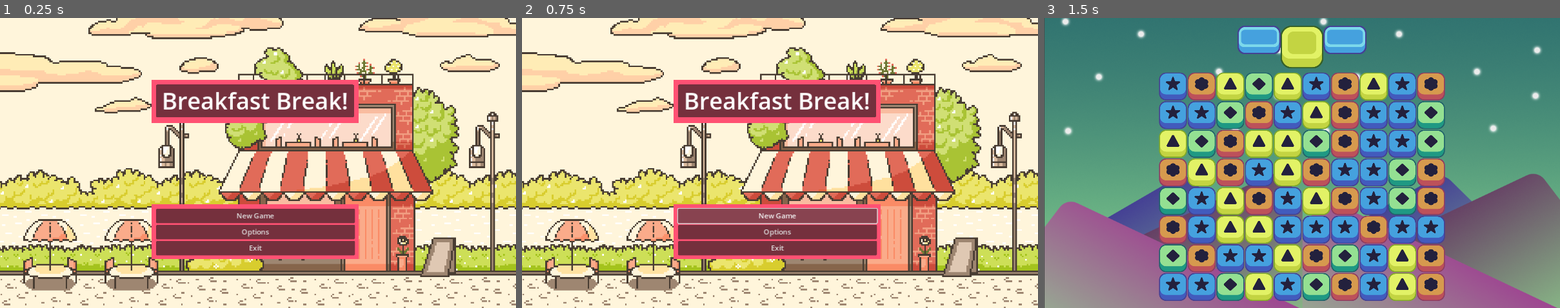
Above: before the commit, frames 1-3 (left to right).
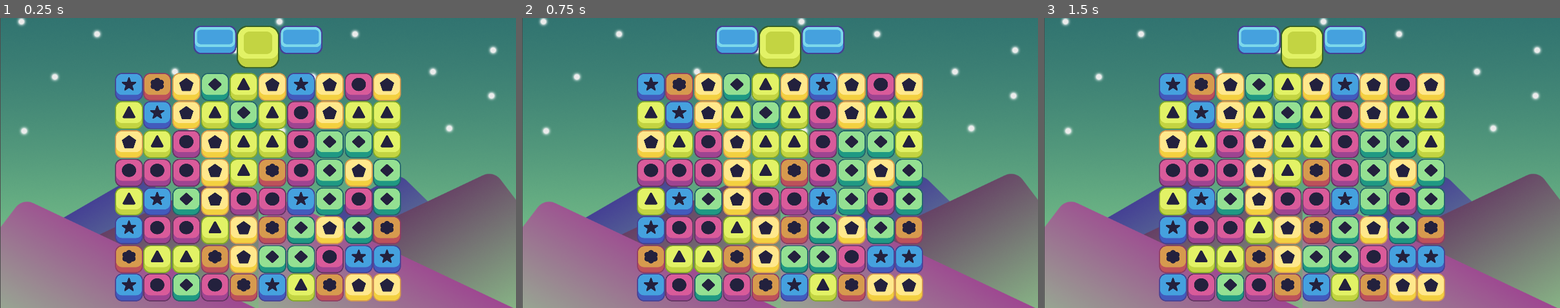
Above: after the commit, the same moments.

Repository: HenBarper/Breakfast_Break
Game: Godot game, scene res://Scenes/Game_Scene.tscn
The game is run twice, just before and just after one commit, with the same random seed, the same clock (stepped at 60 frames per second) and the same inputs. Before the commit the project starts from res://Scenes/Main_Menu.tscn.
Inputs (mouse positions are in pixels of both pictures, inside the frame that each line leads up to):
- Up to frame 1 (0.25 s): no input
- Up to frame 2 (0.75 s): click (774, 215) at 0.5 s, where only the run before the commit has a clickable "New Game"
- Up to frame 3 (1.5 s): tap Enter at 1.25 s

The runs differ from the first frame. In frame 1, 99% of the frame differs, in the area x 0-100%, y 0-100%; in frame 2, 99%; in frame 3, 31%.

Commit message:
Changes main scene, Created piece scenes, adding piece script & grid script
Changed main scene to game scene for testing purposes, this will need to be reverted later.

Pieces:
- Blue, green, lt green, orange, pink, yellow

Piece script:
- Has a color

Grid script:
- Sets size of grid
- Spawns in pieces

Diff:
--- a/Scenes/Game_Scene.tscn
+++ b/Scenes/Game_Scene.tscn
@@ -7,6 +7,7 @@
 [ext_resource type="Texture2D" uid="uid://djyuw3j6yxbfm" path="res://Art Assets/Pieces/Light Green Piece.png" id="4_ujqpg"]
 [ext_resource type="Texture2D" uid="uid://cfyapvokdwd2e" path="res://Art Assets/Pieces/Green Piece.png" id="5_6cjq1"]
 [ext_resource type="Texture2D" uid="uid://bbpo0n71n8p1b" path="res://Art Assets/UI/Bottom UI v 2.png" id="7_bcieu"]
+[ext_resource type="Script" path="res://Scripts/grid.gd" id="8_qfrqt"]
 
 [node name="Game_Scene" type="Node2D"]
 
@@ -26,6 +27,7 @@
 texture = ExtResource("1_pq45l")
 
 [node name="pieces" type="Node2D" parent="."]
+visible = false
 position = Vector2(0, 90)
 
 [node name="BluePiece" type="Sprite2D" parent="pieces"]
@@ -444,3 +446,11 @@
 offset_bottom = 663.0
 texture = ExtResource("7_bcieu")
 expand_mode = 1
+
+[node name="grid" type="Node2D" parent="."]
+script = ExtResource("8_qfrqt")
+width = 10
+height = 8
+x_start = 288
+y_start = 602
+offset = 64
--- /dev/null
+++ b/Scenes/Piece.tscn
@@ -0,0 +1,10 @@
+[gd_scene load_steps=2 format=3 uid="uid://burb1l5uhjqib"]
+
+[ext_resource type="Script" path="res://Scripts/Piece.gd" id="1_jef67"]
+
+[node name="piece" type="Node2D"]
+position = Vector2(-1, 0)
+script = ExtResource("1_jef67")
+
+[node name="Sprite2D" type="Sprite2D" parent="."]
+scale = Vector2(0.5, 0.5)
--- /dev/null
+++ b/Scenes/blue_piece.tscn
@@ -0,0 +1,10 @@
+[gd_scene load_steps=3 format=3 uid="uid://buqu2eqfr7f11"]
+
+[ext_resource type="PackedScene" uid="uid://burb1l5uhjqib" path="res://Scenes/Piece.tscn" id="1_0v2h0"]
+[ext_resource type="Texture2D" uid="uid://bacnwvokb7dq5" path="res://Art Assets/Pieces/Blue Piece.png" id="2_le0h5"]
+
+[node name="blue_piece" instance=ExtResource("1_0v2h0")]
+color = "blue"
+
+[node name="Sprite2D" parent="." index="0"]
+texture = ExtResource("2_le0h5")
--- /dev/null
+++ b/Scenes/green_piece.tscn
@@ -0,0 +1,10 @@
+[gd_scene load_steps=3 format=3 uid="uid://cw4k416udekgw"]
+
+[ext_resource type="PackedScene" uid="uid://burb1l5uhjqib" path="res://Scenes/Piece.tscn" id="1_riuen"]
+[ext_resource type="Texture2D" uid="uid://cfyapvokdwd2e" path="res://Art Assets/Pieces/Green Piece.png" id="2_qhg05"]
+
+[node name="green_piece" instance=ExtResource("1_riuen")]
+color = "green"
+
+[node name="Sprite2D" parent="." index="0"]
+texture = ExtResource("2_qhg05")
--- /dev/null
+++ b/Scenes/light_green_piece.tscn
@@ -0,0 +1,10 @@
+[gd_scene load_steps=3 format=3 uid="uid://b4jyen4dwv3po"]
+
+[ext_resource type="PackedScene" uid="uid://burb1l5uhjqib" path="res://Scenes/Piece.tscn" id="1_hnsg7"]
+[ext_resource type="Texture2D" uid="uid://djyuw3j6yxbfm" path="res://Art Assets/Pieces/Light Green Piece.png" id="2_my67u"]
+
+[node name="light_green_piece" instance=ExtResource("1_hnsg7")]
+color = "light_green"
+
+[node name="Sprite2D" parent="." index="0"]
+texture = ExtResource("2_my67u")
--- /dev/null
+++ b/Scenes/orange_piece.tscn
@@ -0,0 +1,10 @@
+[gd_scene load_steps=3 format=3 uid="uid://c8k1glj65gads"]
+
+[ext_resource type="PackedScene" uid="uid://burb1l5uhjqib" path="res://Scenes/Piece.tscn" id="1_vwcse"]
+[ext_resource type="Texture2D" uid="uid://djvycb04hpfj4" path="res://Art Assets/Pieces/Orange Piece.png" id="2_w2mkv"]
+
+[node name="orange_piece" instance=ExtResource("1_vwcse")]
+color = "orange"
+
+[node name="Sprite2D" parent="." index="0"]
+texture = ExtResource("2_w2mkv")
--- /dev/null
+++ b/Scenes/pink_piece.tscn
@@ -0,0 +1,10 @@
+[gd_scene load_steps=3 format=3 uid="uid://bfg7fn47osmo0"]
+
+[ext_resource type="PackedScene" uid="uid://burb1l5uhjqib" path="res://Scenes/Piece.tscn" id="1_us5mc"]
+[ext_resource type="Texture2D" uid="uid://bcxis6scbk2by" path="res://Art Assets/Pieces/Pink Piece.png" id="2_75dwm"]
+
+[node name="pink_piece" instance=ExtResource("1_us5mc")]
+color = "pink"
+
+[node name="Sprite2D" parent="." index="0"]
+texture = ExtResource("2_75dwm")
--- /dev/null
+++ b/Scenes/yellow_piece.tscn
@@ -0,0 +1,10 @@
+[gd_scene load_steps=3 format=3 uid="uid://bsl7a5djaus77"]
+
+[ext_resource type="PackedScene" uid="uid://burb1l5uhjqib" path="res://Scenes/Piece.tscn" id="1_1ca2x"]
+[ext_resource type="Texture2D" uid="uid://d1qlv7ne3rbmx" path="res://Art Assets/Pieces/Yellow Piece.png" id="2_hctvs"]
+
+[node name="yellow_piece" instance=ExtResource("1_1ca2x")]
+color = "yellow"
+
+[node name="Sprite2D" parent="." index="0"]
+texture = ExtResource("2_hctvs")
--- /dev/null
+++ b/Scripts/Piece.gd
@@ -0,0 +1,3 @@
+extends Node2D
+
+@export var color: String
--- /dev/null
+++ b/Scripts/grid.gd
@@ -0,0 +1,45 @@
+extends Node2D
+
+# grid variables
+@export var width: int
+@export var height: int
+@export var x_start: int
+@export var y_start: int
+@export var offset: int
+
+var possible_pieces = [
+	preload("res://Scenes/blue_piece.tscn"),
+	preload("res://Scenes/green_piece.tscn"),
+	preload("res://Scenes/light_green_piece.tscn"),
+	preload("res://Scenes/orange_piece.tscn"),
+	preload("res://Scenes/pink_piece.tscn"),
+	preload("res://Scenes/yellow_piece.tscn")
+]
+
+var all_pieces = []
+
+func _ready():
+	randomize()
+	all_pieces = make_2d_array() # Sets all the pieces of the array to a variable
+	spawn_pieces()
+
+func make_2d_array():
+	var array = []
+	for i in width: # appends an array per column
+		array.append([])
+		for j in height: # appends an item per row
+			array[i].append(null)
+	return array
+
+func spawn_pieces():
+	for i in width:
+		for j in height:
+			var rand = floor(randf_range(0, possible_pieces.size())) # choose a random number and store it
+			var piece = possible_pieces[rand].instantiate() # Instantiate that piece from the array
+			add_child(piece) # Adds piece to grid as child of grid
+			piece.position = grid_to_pixel(i, j) # Sets the position of the piece to the next position in the grid
+
+func grid_to_pixel(column, row): # Sets the position of the new piece
+	var new_x = x_start + offset * column
+	var new_y = y_start + -offset * row
+	return Vector2(new_x, new_y) # return the new position
--- a/project.godot
+++ b/project.godot
@@ -11,7 +11,7 @@
 [application]
 
 config/name="Breakfast Break"
-run/main_scene="res://Scenes/Main_Menu.tscn"
+run/main_scene="res://Scenes/Game_Scene.tscn"
 config/features=PackedStringArray("4.1", "GL Compatibility")
 
 [display]
Binary file removed: Art Assets/Pieces/Pink Piece 2.png
Not shown, removed: Art Assets/Pieces/Pink Piece 2.png.import
Binary file removed: Art Assets/Pieces/Pink Piece 3.png
Not shown, removed: Art Assets/Pieces/Pink Piece 3.png.import
Not shown: 1 places in Scenes/Game_Scene.tscn that only renumber resources
Not shown, changed: export_presets.cfg
